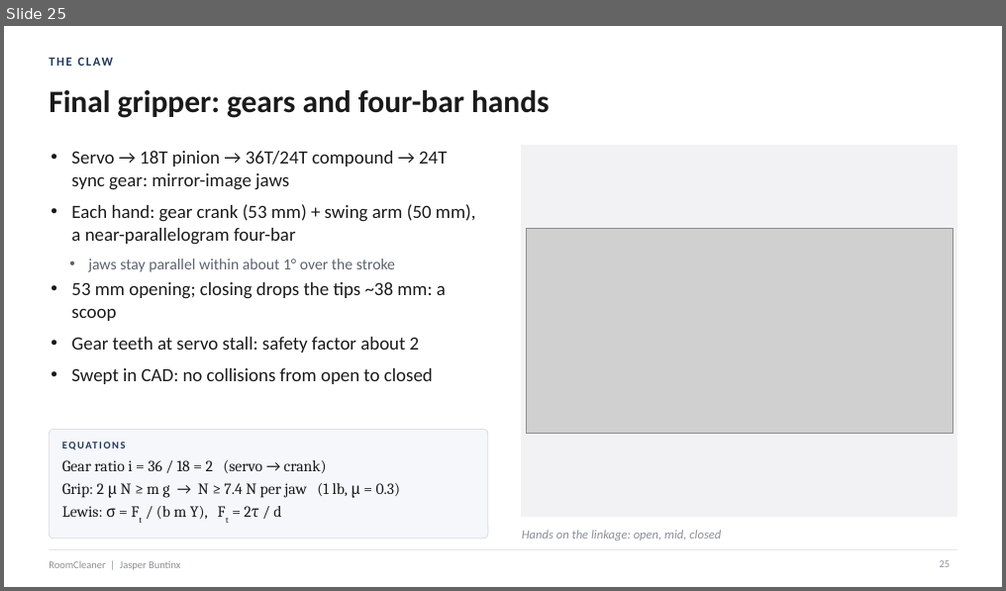
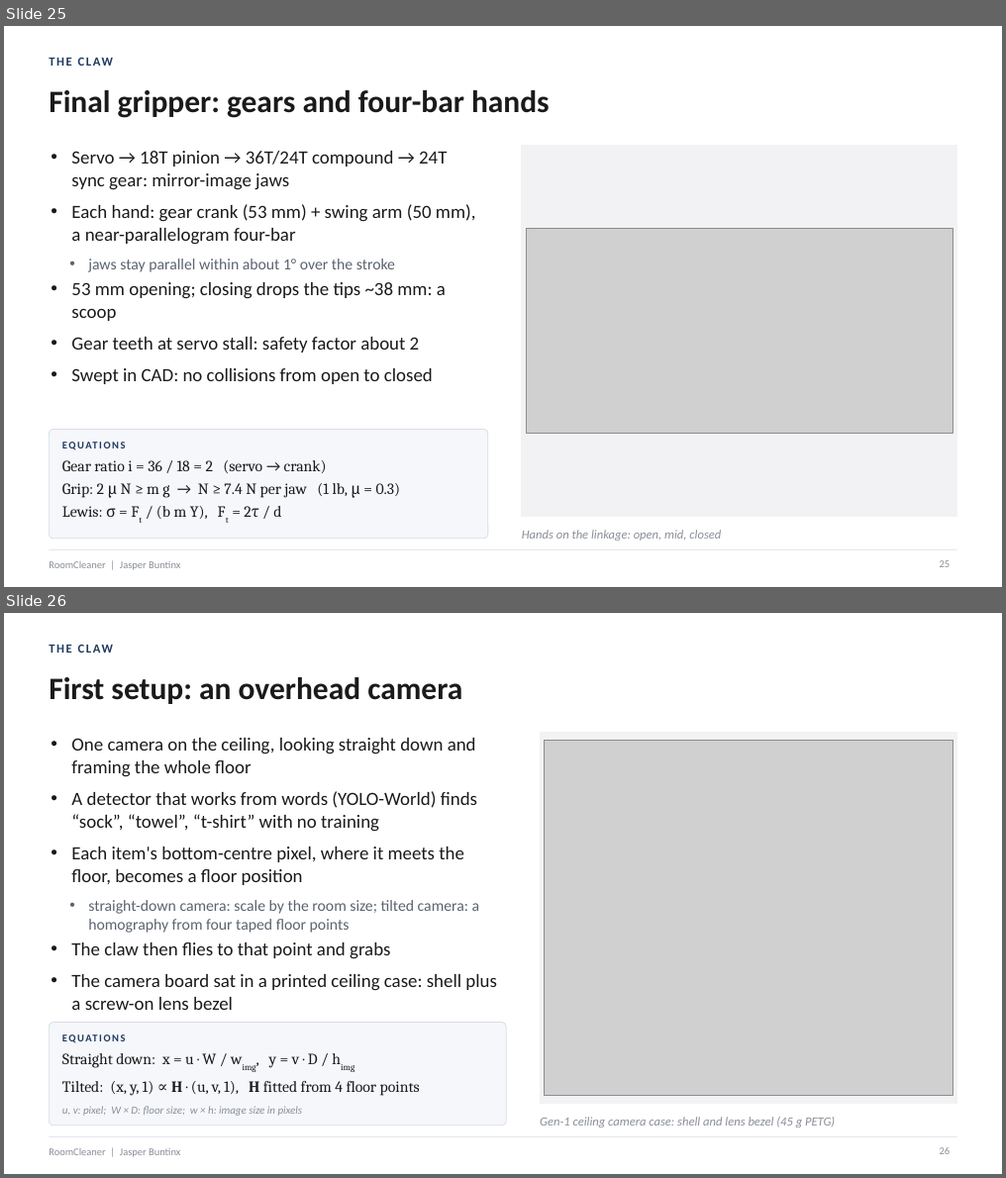
Before and after one commit to Jaspario1199/RoomCleaner, a slide deck: docs/presentation/deck_v3/RoomCleaner_Buntinx_Oct27_v3.pptx. Shown one above the other, each under a label of ours: slide 25 before the commit, slides 25 and 26 after it. The pictures are 1006x591 and 1006x1178 pixels, drawn with LibreOffice and Linux fonts; fonts in the diff are those of the drawing; grey boxes stand for pictures. Boxes give left, top, right and bottom in pixels: in the first picture for what was removed or moved away, otherwise in the second. Text is boxed around its words. In the diff, an @@ line names an element or a change of style, - is before the commit and + after.

```diff
--- a/docs/presentation/deck_v3/RoomCleaner_Buntinx_Oct27_v3.pptx
+++ b/docs/presentation/deck_v3/RoomCleaner_Buntinx_Oct27_v3.pptx
@@ slide 26 added at bbox=[4, 613, 1002, 1174], background #FFFFFF; not listed: 2 template elements that a slide beside it also shows @@
@@ text added at bbox=[49, 637, 723, 660], 12 pt, text #1F3A5F, bold @@
+THE CLAW
@@ text added at bbox=[49, 677, 462, 704], 30 pt, text #1A1A1A, bold @@
+First setup: an overhead camera
@@ text added at bbox=[71, 738, 497, 1010], 18 pt, text #1A1A1A @@
+• One camera on the ceiling, looking straight down and framing the whole floor
+• A detector that works from words (YOLO-World) finds “sock”, “towel”, “t-shirt” with no training
+• Each item's bottom-centre pixel, where it meets the floor, becomes a floor position
+  • straight-down camera: scale by the room size; tilted camera: a homography from four taped floor points
+• The claw then flies to that point and grabs
+• The camera board sat in a printed ceiling case: shell plus a screw-on lens bezel
@@ rectangle added at bbox=[540, 733, 957, 1103], fill #F2F2F4, outline #F2F2F4 1 pt @@
@@ picture added at bbox=[545, 741, 952, 1095] @@
@@ rounded rectangle added at bbox=[49, 1023, 506, 1126], fill #F5F7FA, outline #D9DEE5 0.75 pt @@
@@ text added at bbox=[62, 1030, 493, 1047], 10 pt, text #1F3A5F, bold @@
+EQUATIONS
@@ text added at bbox=[62, 1054, 420, 1096], 15 pt, text #1A1A1A @@
+Straight down: x = u · W / wimg, y = v · D / himg
+Tilted: (x, y, 1) ∝ H · (u, v, 1), H fitted from 4 floor points
@@ text added at bbox=[62, 1106, 303, 1116], 10.5 pt, text #8A8F98, italic @@
+u, v: pixel; W × D: floor size; w × h: image size in pixels
@@ text added at bbox=[540, 1117, 835, 1128], 12 pt, text #8A8F98, italic @@
+Gen-1 ceiling camera case: shell and lens bezel (45 g PETG)
@@ page number added at bbox=[940, 1148, 950, 1155], 10 pt, text #8A8F98 @@
+26
```
Also in this commit, not shown: 5 slides changed, 9 other files.
